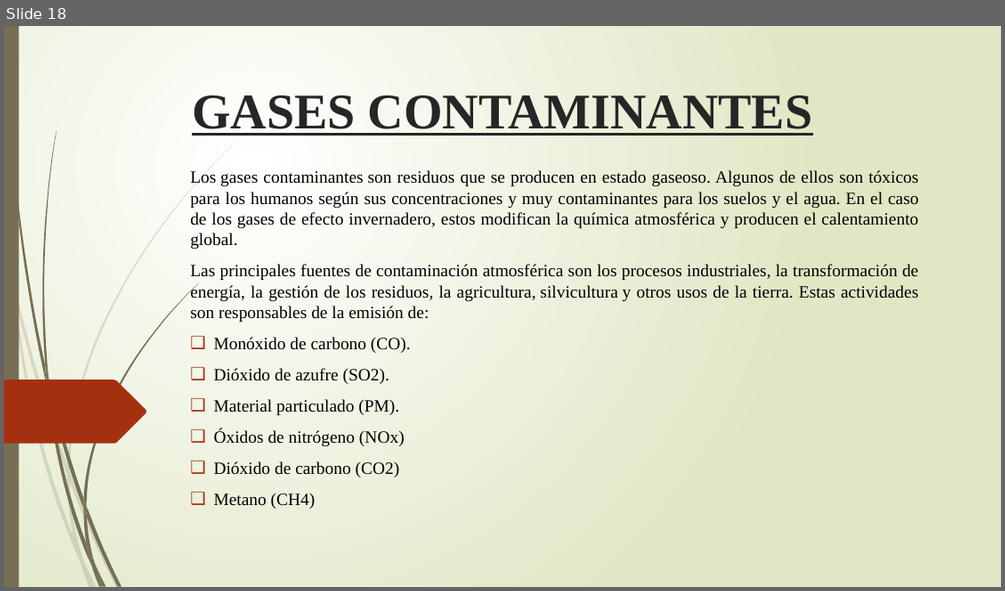
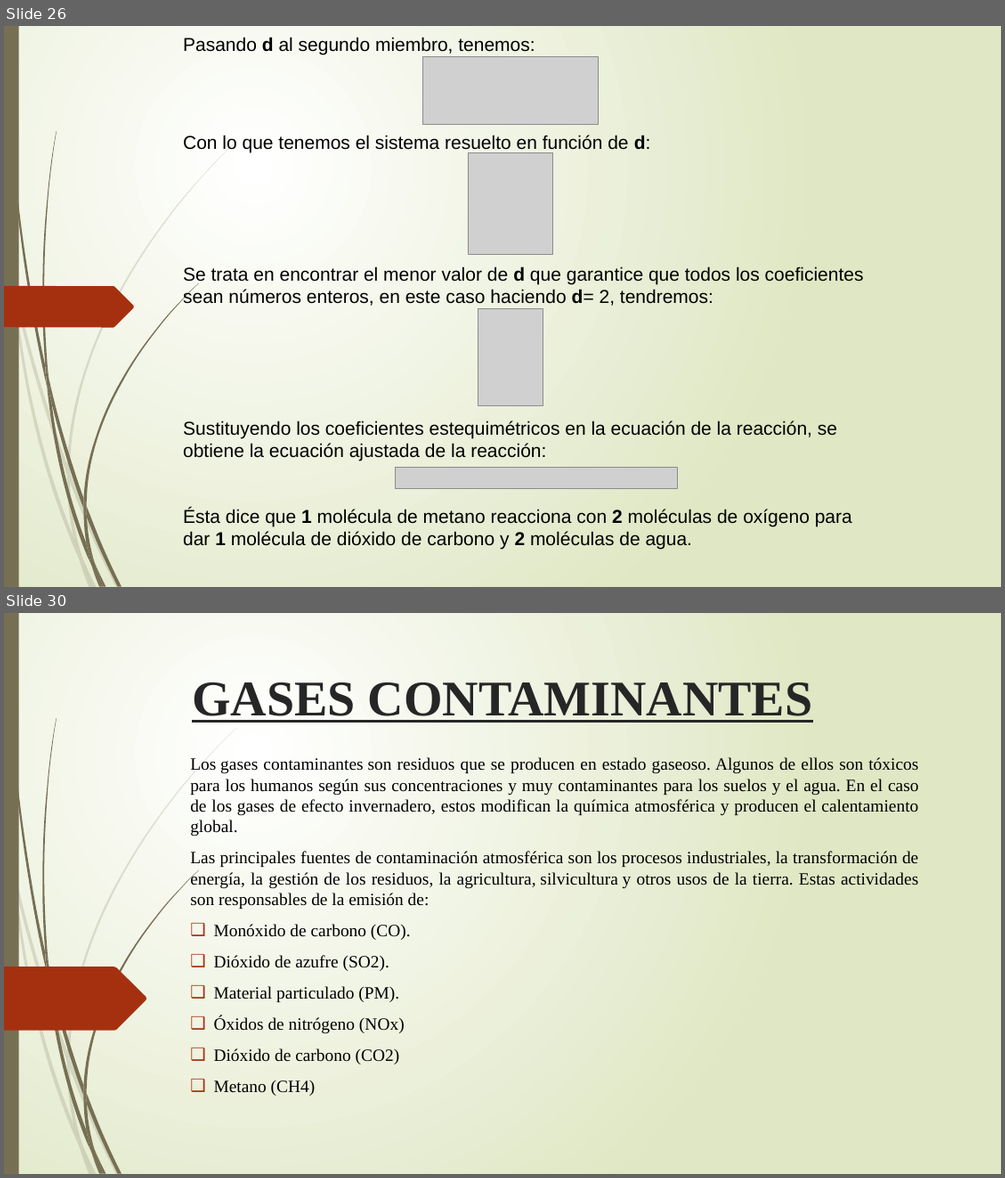
Before and after one commit to IvanRivera771/Documentos-GIT, a slide deck: Trabajo de Investigación Gases.pptx. Shown one above the other, each under a label of ours: slide 18 before the commit, slides 26 and 30 after it; the slides between them are not shown. The pictures are 1005x591 and 1005x1178 pixels, drawn with LibreOffice and Linux fonts; fonts in the diff are those of the drawing; grey boxes stand for pictures. Boxes give left, top, right and bottom in pixels: in the first picture for what was removed or moved away, otherwise in the second. Text is boxed around its words. In the diff, an @@ line names an element or a change of style, - is before the commit and + after.

```diff
--- a/Trabajo de Investigación Gases.pptx
+++ b/Trabajo de Investigación Gases.pptx
@@ slide 26 added at box(4, 26, 1001, 587), background gradient #FFFFFF to #DFE8C4; not listed: 23 template elements that a slide beside it also shows @@
@@ text added at box(183, 37, 864, 548), 18 pt, text #000000 @@
+Pasando d al segundo miembro, tenemos:
+Con lo que tenemos el sistema resuelto en función de d:
+Se trata en encontrar el menor valor de d que garantice que todos los coeficientes sean números enteros, en este caso haciendo d= 2, tendremos:
+Sustituyendo los coeficientes estequimétricos en la ecuación de la reacción, se obtiene la ecuación ajustada de la reacción:
+Ésta dice que 1 molécula de metano reacciona con 2 moléculas de oxígeno para dar 1 molécula de dióxido de carbono y 2 moléculas de agua.
@@ picture added at box(423, 57, 599, 125) @@
@@ picture added at box(468, 153, 552, 254) @@
@@ freeform shape added at box(4, 286, 134, 328), fill #A53010 @@
@@ picture added at box(477, 309, 542, 406) @@
@@ picture added at box(395, 467, 677, 489) @@
@@ what was slide 18 is now slide 30 @@
```
Also in this commit, not shown: 3 slides changed, 18 other slides added, 6 slides removed, 1 other file.
